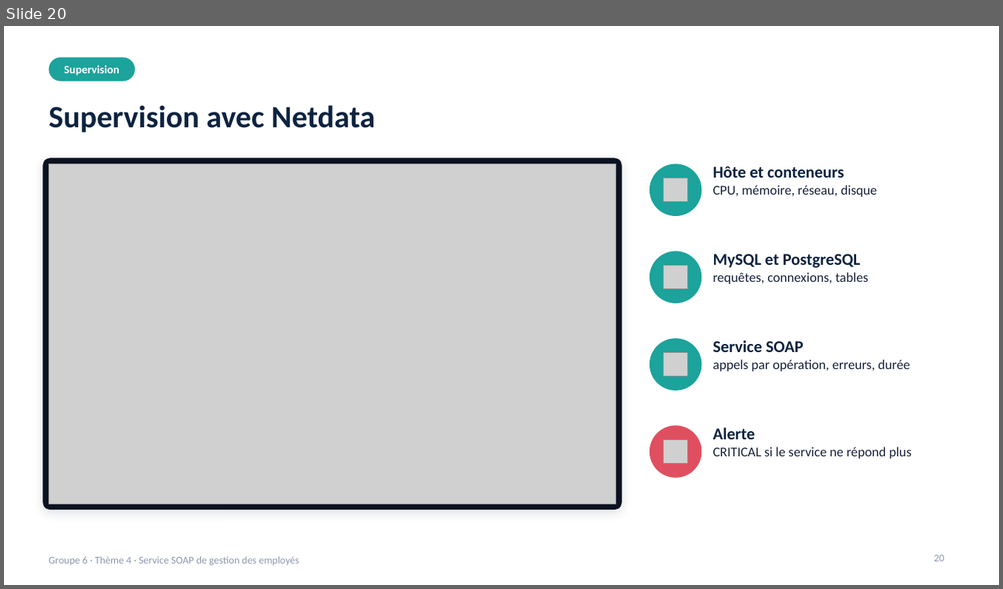
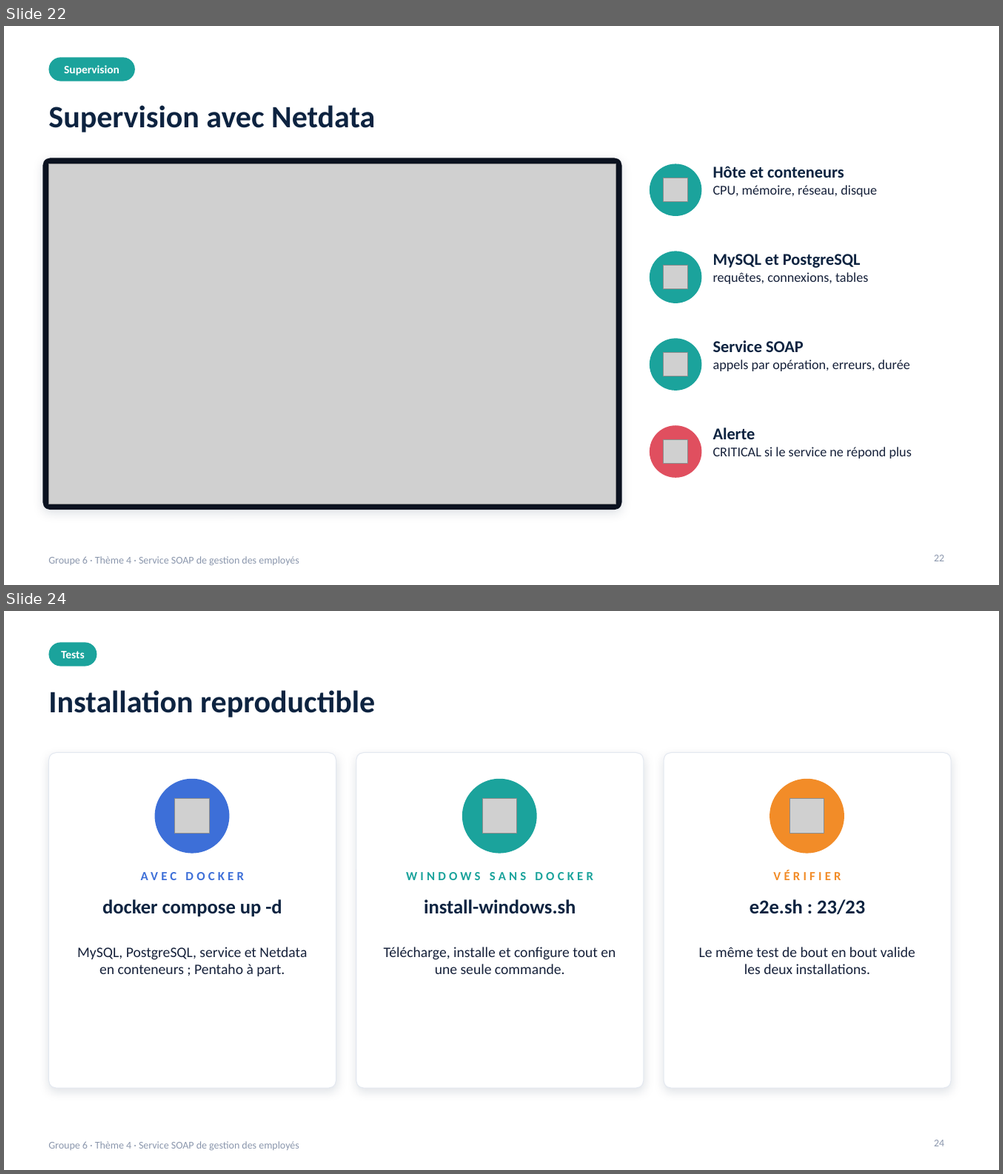
Before and after one commit to malickabdoul/employee-soap-servic, a slide deck: presentation/presentation-theme4-groupe6.pptx. Shown one above the other, each under a label of ours: slide 20 before the commit, slides 22 and 24 after it; the slides between them are not shown. The pictures are 1003x589 and 1003x1174 pixels, drawn with LibreOffice and Linux fonts; fonts in the diff are those of the drawing; grey boxes stand for pictures; background and template pictures are left out. Boxes give left, top, right and bottom in pixels: in the first picture for what was removed or moved away, otherwise in the second. Text is boxed around its words. In the diff, an @@ line names an element or a change of style, - is before the commit and + after.

Commit message:
Page de démonstration et présentation complétée
- service : page http://localhost:8080/ qui appelle les 3 opérations SOAP
  (cas normaux et erreurs) et affiche les réponses en clair, avec le XML
  échangé et l'état de la chaîne ; test JUnit associé (16/16)
- présentation : 4 diapositives ajoutées (job dans Spoon, service en ligne,
  installation reproductible, page de démonstration), chiffres et textes
  mis à jour (16/16 JUnit, installation sans Docker)

```diff
--- a/presentation/presentation-theme4-groupe6.pptx
+++ b/presentation/presentation-theme4-groupe6.pptx
@@ slide 24 added at (4,611,999,1170), background #FFFFFF; not listed: 1 template element that a slide beside it also shows @@
@@ rounded rectangle added at (48,642,97,667), fill #1BA39C @@
@@ text added at (61,651,85,658), 11 pt, text #FFFFFF, bold @@
+Tests
@@ title added at (48,690,375,718), 30 pt, text #0D2340, bold @@
+Installation reproductible
@@ rounded rectangle added at (48,753,336,1088), fill #FFFFFF, outline #E3E8F0 0.75 pt @@
@@ rounded rectangle added at (356,753,643,1088), fill #FFFFFF, outline #E3E8F0 0.75 pt @@
@@ rounded rectangle added at (663,753,950,1088), fill #FFFFFF, outline #E3E8F0 0.75 pt @@
@@ ellipse added at (155,779,229,854), fill #3D6FD8 @@
@@ ellipse added at (462,779,537,854), fill #1BA39C @@
@@ ellipse added at (769,779,844,854), fill #F28C28 @@
@@ picture added at (175,799,209,833) @@
@@ picture added at (482,799,517,833) @@
@@ picture added at (790,799,824,833) @@
@@ text added at (141,872,244,880), 12 pt, text #3D6FD8, bold @@
+AVEC DOCKER
@@ text added at (406,872,593,880), 12 pt, text #1BA39C, bold @@
+WINDOWS SANS DOCKER
@@ text added at (773,871,840,880), 12 pt, text #F28C28, bold @@
+VÉRIFIER
@@ text added at (102,900,282,917), 19 pt, text #0D2340, bold @@
+docker compose up -d
@@ text added at (424,900,575,914), 19 pt, text #0D2340, bold @@
+install-windows.sh
@@ text added at (749,900,865,915), 19 pt, text #0D2340, bold @@
+e2e.sh : 23/23
@@ text added at (77,947,307,977), 14 pt, text #16213A @@
+MySQL, PostgreSQL, service et Netdata en conteneurs ; Pentaho à part.
@@ text added at (384,947,615,974), 14 pt, text #16213A @@
+Télécharge, installe et configure tout en une seule commande.
@@ text added at (699,947,915,974), 14 pt, text #16213A @@
+Le même test de bout en bout valide les deux installations.
@@ page number added at (933,1140,944,1147), 10 pt, text #8B97AD @@
+24
@@ what was slide 20 is now slide 22 @@
@@ page number at (933,555,944,562): text changed @@
-20
+22
```
Also in this commit, not shown: 4 slides changed, 3 other slides added, 3 other files.
